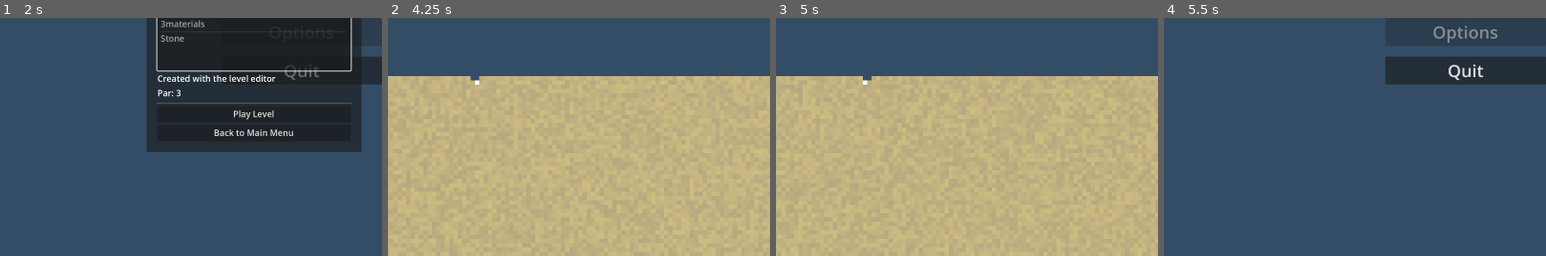
Above: before the commit, frames 1-4 (left to right).
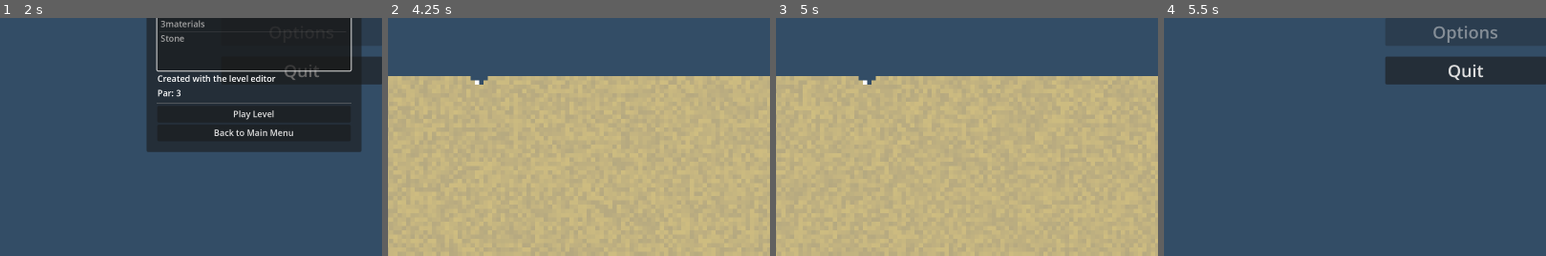
Above: after the commit, the same moments.

Repository: josefzachar/golf-game
Game: Godot game, scene res://assets/scenes/MainMenu.tscn
Same seed, same stepped clock (60 frames per second), same inputs: the game is played once before the commit and once after it.
Inputs:
- Up to frame 1 (2 s): click "Play" at 0.5 s; click "Play" at 1.25 s
- Up to frame 2 (4.25 s): click "Play Level" at 2 s; click "Restart" at 2.75 s; click "Restart" at 3.5 s
- Up to frame 3 (5 s): click "Restart" at 4.25 s
- Up to frame 4 (5.5 s): click "Menu" at 5 s
The pictures show only the part of the screen within x 17-67%, y 50-100%; the shares and areas given below are measured in that part.

Frame 1 is identical in both runs. In frame 2, less than 0.1% of the frame differs, in the area x 23-27%, y 24-28%; in frame 3, less than 0.1%, in the area x 21-27%, y 24-28%; in frame 4, nothing differs.

Commit message:
Sand and Dirt updated

Diff:
--- a/assets/scripts/SandSimulation.gd
+++ b/assets/scripts/SandSimulation.gd
@@ -474,33 +474,48 @@
 				# Apply gravity to velocity based on cell mass
 				cell.velocity.y += Constants.GRAVITY * 0.01 * cell.mass
 
-				# Check if space below is empty and within bounds
+				# Check if space below is empty and within bounds - SAND FALLS QUICKLY
 				if y + 1 < grid[x].size() and grid[x][y + 1].type == Constants.CellType.EMPTY:
-					# Transfer this cell to the position below
+					# Sand always falls straight down through empty space (100% chance)
 					grid[x][y + 1] = cell
 					grid[x][y] = create_empty_cell()
-
-				# Check if bottom right is empty and safe to move to
-				elif x + 1 < grid.size() and y + 1 < grid[x + 1].size() and y + 2 < grid[x + 1].size() and \
-					 grid[x + 1][y + 1].type == Constants.CellType.EMPTY and grid[x + 1][y + 2].type == Constants.CellType.EMPTY:
+					continue
+
+				# NEW CODE: Check if space below is water - sand sinks in water just like dirt
+				elif y + 1 < grid[x].size() and grid[x][y + 1].type == Constants.CellType.WATER:
+					var water_cell = grid[x][y + 1]
+					grid[x][y] = water_cell  # Replace sand with water
+					grid[x][y + 1] = cell    # Sand sinks
+					continue
+
+				# If blocked below, try diagonal paths - SAND SPREADS EASILY
+				# Check if bottom right is empty
+				elif x + 1 < grid.size() and y + 1 < grid[x + 1].size() and grid[x + 1][y + 1].type == Constants.CellType.EMPTY:
 					grid[x + 1][y + 1] = cell
 					grid[x][y] = create_empty_cell()
-
-				# Check if bottom left is empty and safe to move to
-				elif x - 1 >= 0 and x - 1 < grid.size() and y + 1 < grid[x - 1].size() and y + 2 < grid[x - 1].size() and \
-					 grid[x - 1][y + 1].type == Constants.CellType.EMPTY and grid[x - 1][y + 2].type == Constants.CellType.EMPTY:
+					continue
+
+				# Check if bottom left is empty
+				elif x - 1 >= 0 and x - 1 < grid.size() and y + 1 < grid[x - 1].size() and grid[x - 1][y + 1].type == Constants.CellType.EMPTY:
 					grid[x - 1][y + 1] = cell
 					grid[x][y] = create_empty_cell()
-
-				# Random spread to bottom right with probability influenced by mass (lighter particles spread more)
-				elif x + 1 < grid.size() and y + 1 < grid[x + 1].size() and randf() > (0.8 + cell.mass * 0.1) and grid[x + 1][y + 1].type == Constants.CellType.EMPTY:
-					grid[x + 1][y + 1] = cell
-					grid[x][y] = create_empty_cell()
-
-				# Random spread to bottom left with probability influenced by mass
-				elif x - 1 >= 0 and x - 1 < grid.size() and y + 1 < grid[x - 1].size() and randf() > (0.8 + cell.mass * 0.1) and grid[x - 1][y + 1].type == Constants.CellType.EMPTY:
-					grid[x - 1][y + 1] = cell
-					grid[x][y] = create_empty_cell()
+					continue
+
+				# Additional random spread for natural sand flow - MORE RANDOM MOVEMENT
+				elif randf() > 0.7:  # 30% chance of random movement
+					# Try random diagonal movement with even higher probability if there's sand nearby
+					if x + 1 < grid.size() and y < grid[x + 1].size() and grid[x + 1][y].type == Constants.CellType.SAND:
+						if x + 2 < grid.size() and y + 1 < grid[x + 2].size() and grid[x + 2][y + 1].type == Constants.CellType.EMPTY:
+							grid[x + 2][y + 1] = cell
+							grid[x][y] = create_empty_cell()
+							continue
+
+					# Check left as well
+					if x - 1 >= 0 and x - 1 < grid.size() and y < grid[x - 1].size() and grid[x - 1][y].type == Constants.CellType.SAND:
+						if x - 2 >= 0 and x - 2 < grid.size() and y + 1 < grid[x - 2].size() and grid[x - 2][y + 1].type == Constants.CellType.EMPTY:
+							grid[x - 2][y + 1] = cell
+							grid[x][y] = create_empty_cell()
+							continue
 
 				# Apply dampening to velocity
 				cell.velocity *= cell.dampening
@@ -513,88 +528,87 @@
 			if x < grid.size() and y < grid[x].size() and grid[x][y].type == Constants.CellType.DIRT:
 				var cell = grid[x][y]
 
-				# MAJOR CHANGE: Dirt is now much more stable - like a solid with occasional movement
-				# Significantly reduced movement probability - dirt behaves more like a solid
-				if randf() > 0.9:  # Only 10% chance to move (was 0.5) - much more stable
-					# Apply gravity to velocity based on cell mass
-					cell.velocity.y += Constants.GRAVITY * 0.01 * cell.mass
-
-					# Check if we're on top of stone - dirt still doesn't move when on stone
-					if y + 1 < grid[x].size() and grid[x][y + 1].type == Constants.CellType.STONE:
+				# Count dirt neighbors for cohesion mechanics
+				var dirt_neighbors = 0
+				for nx in range(max(0, x-1), min(Constants.GRID_WIDTH, x+2)):
+					for ny in range(max(0, y-1), min(Constants.GRID_HEIGHT, y+2)):
+						if nx != x or ny != y:  # Skip the cell itself
+							if nx < grid.size() and ny < grid[nx].size() and grid[nx][ny].type == Constants.CellType.DIRT:
+								dirt_neighbors += 1
+
+				# Apply gravity to velocity based on cell mass
+				cell.velocity.y += Constants.GRAVITY * 0.01 * cell.mass
+
+				# Check if we're on top of stone - dirt doesn't move when on stone
+				if y + 1 < grid[x].size() and grid[x][y + 1].type == Constants.CellType.STONE:
+					continue
+
+				# Determine if this is part of a chunk or an isolated dirt piece
+				var is_chunk = dirt_neighbors >= 3  # Consider 3+ neighbors as part of a chunk
+
+				# Check if space below is EMPTY
+				if y + 1 < grid[x].size() and grid[x][y + 1].type == Constants.CellType.EMPTY:
+					if is_chunk:
+						# Chunk behavior: always fall straight down like sand
+						grid[x][y + 1] = cell
+						grid[x][y] = create_empty_cell()
 						continue
-
-					# Check if we're on top of other dirt - also very stable
-					if y + 1 < grid[x].size() and grid[x][y + 1].type == Constants.CellType.DIRT:
-						# Even less movement when on dirt - create stable structures
-						if randf() > 0.7:  # 70% chance to stay put
+					else:
+						# Isolated dirt: limited falling with cohesion
+						var cohesion_factor = min(0.7, dirt_neighbors * 0.15)
+						if randf() > cohesion_factor:
+							grid[x][y + 1] = cell
+							grid[x][y] = create_empty_cell()
 							continue
 
-					# Check if space below is empty and within bounds - basic gravity
-					if y + 1 < grid[x].size() and grid[x][y + 1].type == Constants.CellType.EMPTY:
-						grid[x][y + 1] = cell
+				# Check if space below is water - dirt sinks in water
+				if y + 1 < grid[x].size() and grid[x][y + 1].type == Constants.CellType.WATER:
+					var water_cell = grid[x][y + 1]
+					grid[x][y] = water_cell  # Replace dirt with water
+					grid[x][y + 1] = cell  # Dirt sinks
+					continue
+
+				# Diagonal movement depends on chunk status
+				if is_chunk:
+					# Chunk behavior: act like sand for diagonals
+					# Check if bottom right is empty
+					if x + 1 < grid.size() and y + 1 < grid[x + 1].size() and grid[x + 1][y + 1].type == Constants.CellType.EMPTY:
+						grid[x + 1][y + 1] = cell
 						grid[x][y] = create_empty_cell()
 						continue
 
-					# Check if space below is water - dirt sinks in water (keeping this behavior)
-					if y + 1 < grid[x].size() and grid[x][y + 1].type == Constants.CellType.WATER:
-						var water_cell = grid[x][y + 1]
-						grid[x][y] = water_cell  # Replace dirt with water
-						grid[x][y + 1] = cell  # Dirt sinks
+					# Check if bottom left is empty
+					if x - 1 >= 0 and x - 1 < grid.size() and y + 1 < grid[x - 1].size() and grid[x - 1][y + 1].type == Constants.CellType.EMPTY:
+						grid[x - 1][y + 1] = cell
+						grid[x][y] = create_empty_cell()
 						continue
 
-					# Dirt cascading is now much more limited
-					# Bottom-right check with very low probability
-					if x + 1 < grid.size() and y + 1 < grid[x + 1].size() and randf() > 0.9 and grid[x + 1][y + 1].type == Constants.CellType.EMPTY:
+					# For chunks: add some random spread like sand but with lower probability
+					elif randf() > 0.8:  # 20% chance (vs 30% for sand) to maintain more structure
+						# Try random diagonal movement if there's dirt nearby
+						if x + 1 < grid.size() and y < grid[x + 1].size() and grid[x + 1][y].type == Constants.CellType.DIRT:
+							if x + 2 < grid.size() and y + 1 < grid[x + 2].size() and grid[x + 2][y + 1].type == Constants.CellType.EMPTY:
+								grid[x + 2][y + 1] = cell
+								grid[x][y] = create_empty_cell()
+								continue
+
+						# Check left as well
+						if x - 1 >= 0 and x - 1 < grid.size() and y < grid[x - 1].size() and grid[x - 1][y].type == Constants.CellType.DIRT:
+							if x - 2 >= 0 and x - 2 < grid.size() and y + 1 < grid[x - 2].size() and grid[x - 2][y + 1].type == Constants.CellType.EMPTY:
+								grid[x - 2][y + 1] = cell
+								grid[x][y] = create_empty_cell()
+								continue
+				else:
+					# Isolated dirt: very limited diagonal movement
+					var diagonal_probability = 0.85  # Only 15% chance to move diagonally
+					diagonal_probability += dirt_neighbors * 0.03  # Even less likely with neighbors
+
+					if randf() > diagonal_probability and x + 1 < grid.size() and y + 1 < grid[x + 1].size() and grid[x + 1][y + 1].type == Constants.CellType.EMPTY:
 						grid[x + 1][y + 1] = cell
 						grid[x][y] = create_empty_cell()
 						continue
 
-					# Bottom-left check with very low probability
-					elif x - 1 >= 0 and x - 1 < grid.size() and y + 1 < grid[x - 1].size() and randf() > 0.9 and grid[x - 1][y + 1].type == Constants.CellType.EMPTY:
-						grid[x - 1][y + 1] = cell
-						grid[x][y] = create_empty_cell()
-						continue
-
-				# Apply dampening to velocity
-				cell.velocity *= cell.dampening
-	# Update from bottom to top, right to left for consistent physics
-	for y in range(Constants.GRID_HEIGHT - 2, 0, -1):
-		for x in range(Constants.GRID_WIDTH - 1, 0, -1):
-			# Check if the current cell exists and is dirt
-			if x < grid.size() and y < grid[x].size() and grid[x][y].type == Constants.CellType.DIRT:
-				var cell = grid[x][y]
-
-				# Dirt moves more like sand but less frequently - lower threshold for movement
-				if randf() > 0.5:  # Higher chance to move than current code (was 0.7)
-					# Apply gravity to velocity based on cell mass
-					cell.velocity.y += Constants.GRAVITY * 0.01 * cell.mass
-
-					# Check if we're on top of stone - dirt still doesn't move when on stone
-					if y + 1 < grid[x].size() and grid[x][y + 1].type == Constants.CellType.STONE:
-						continue
-
-					# Check if space below is empty and within bounds - basic gravity
-					if y + 1 < grid[x].size() and grid[x][y + 1].type == Constants.CellType.EMPTY:
-						grid[x][y + 1] = cell
-						grid[x][y] = create_empty_cell()
-						continue
-
-					# Check if space below is water - dirt sinks in water (keeping this behavior)
-					if y + 1 < grid[x].size() and grid[x][y + 1].type == Constants.CellType.WATER:
-						var water_cell = grid[x][y + 1]
-						grid[x][y] = water_cell  # Replace dirt with water
-						grid[x][y + 1] = cell  # Dirt sinks
-						continue
-
-					# Dirt should now cascade more like sand but with higher threshold
-					# Bottom-right check
-					if x + 1 < grid.size() and y + 1 < grid[x + 1].size() and randf() > 0.7 and grid[x + 1][y + 1].type == Constants.CellType.EMPTY:
-						grid[x + 1][y + 1] = cell
-						grid[x][y] = create_empty_cell()
-						continue
-
-					# Bottom-left check
-					elif x - 1 >= 0 and x - 1 < grid.size() and y + 1 < grid[x - 1].size() and randf() > 0.7 and grid[x - 1][y + 1].type == Constants.CellType.EMPTY:
+					if randf() > diagonal_probability and x - 1 >= 0 and x - 1 < grid.size() and y + 1 < grid[x - 1].size() and grid[x - 1][y + 1].type == Constants.CellType.EMPTY:
 						grid[x - 1][y + 1] = cell
 						grid[x][y] = create_empty_cell()
 						continue
